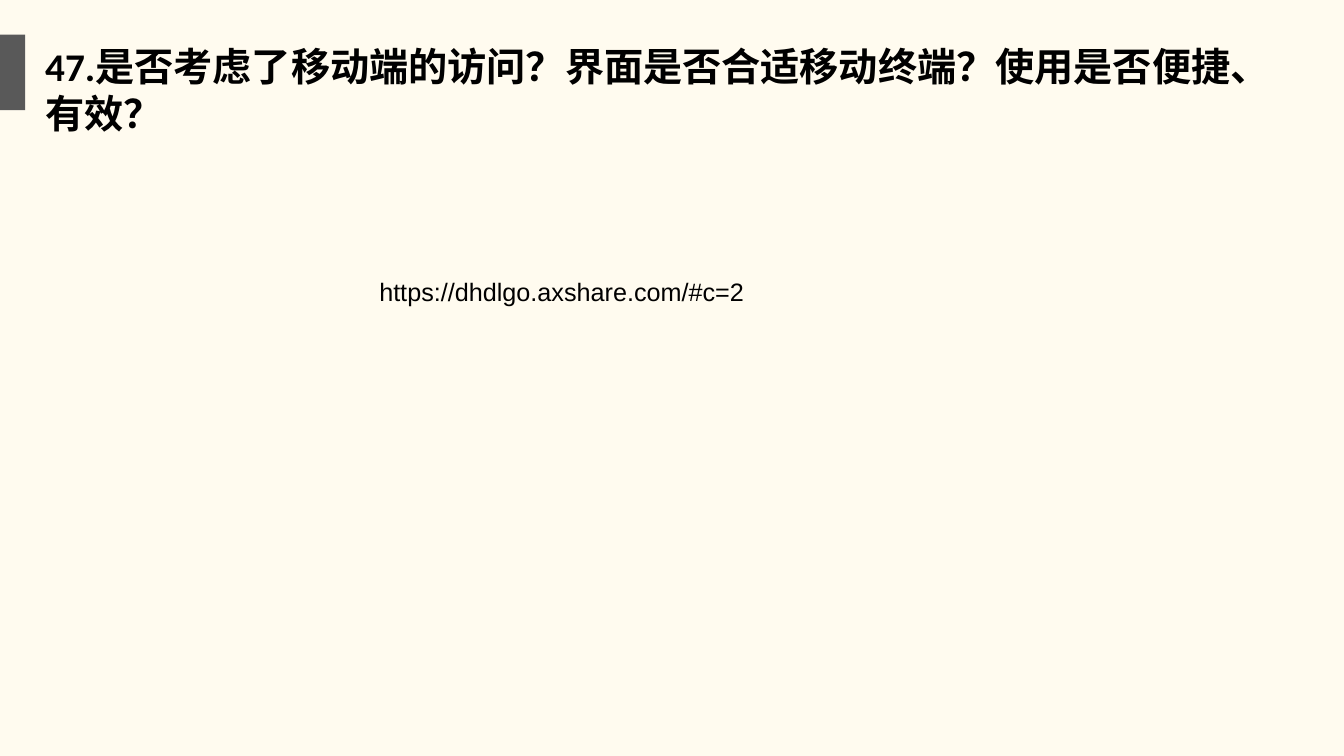
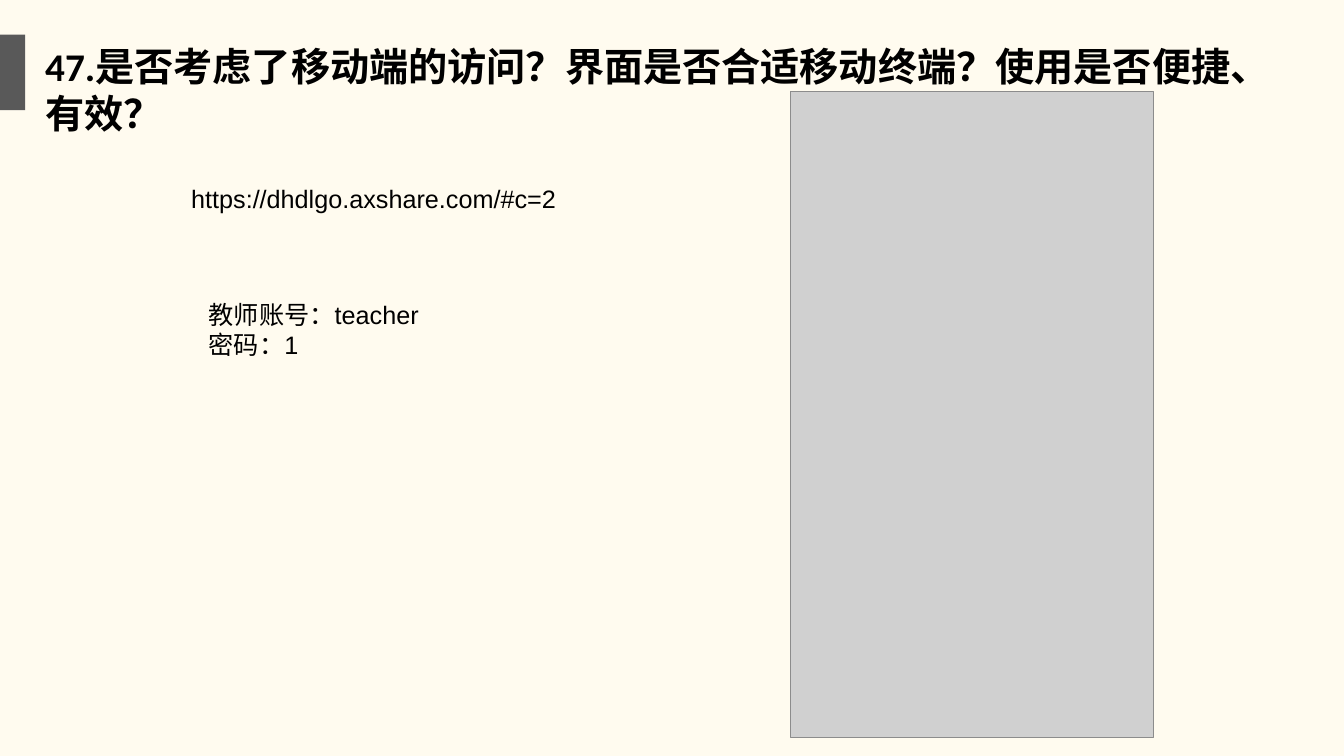
Before and after one commit to twn422/PRD2017, a slide deck: slide 49 of PRD-2017-G24/STW/受控文件/分析设计/项目收尾评审.ppt. Drawn at 1344x756 pixels with LibreOffice and Linux fonts; fonts in the diff are those of the drawing; grey boxes stand for pictures. Boxes give left, top, right and bottom in pixels: in the first picture for what was removed or moved away, otherwise in the second. Text is boxed around its words. In the diff, an @@ line names an element or a change of style, - is before the commit and + after.

```diff
--- a/PRD-2017-G24/STW/受控文件/分析设计/项目收尾评审.ppt
+++ b/PRD-2017-G24/STW/受控文件/分析设计/项目收尾评审.ppt
@@ picture added at (x1=790, y1=92, x2=1153, y2=737) @@
@@ text "https://dhdlgo.axshare.com/#c=2" moved from (x1=379, y1=282, x2=744, y2=307) to (x1=191, y1=189, x2=556, y2=214) @@
@@ text added at (x1=209, y1=302, x2=419, y2=356), 18 pt, text #000000 @@
+教师账号：teacher
+密码：1
```
Also in this commit, not shown: 2 other slides changed, 2 other files.
